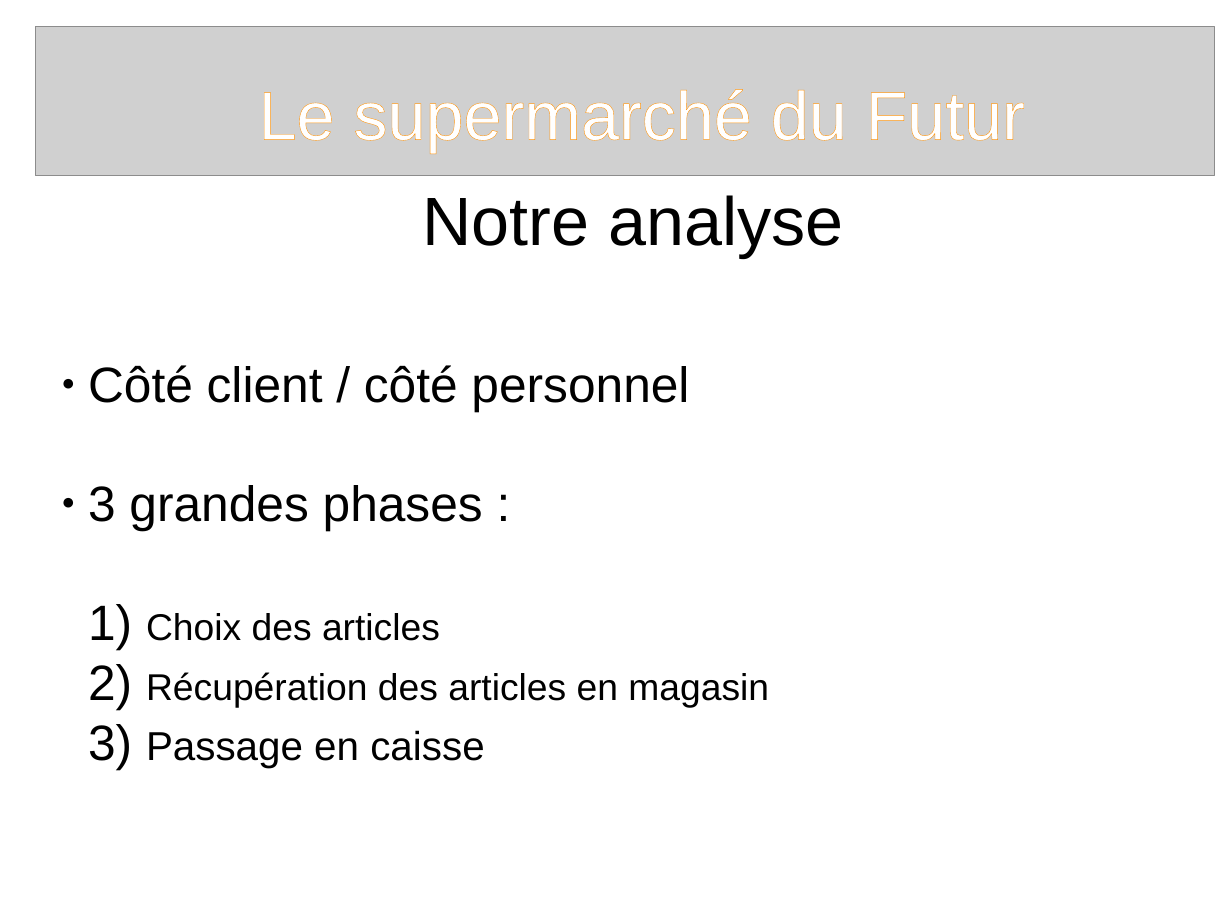
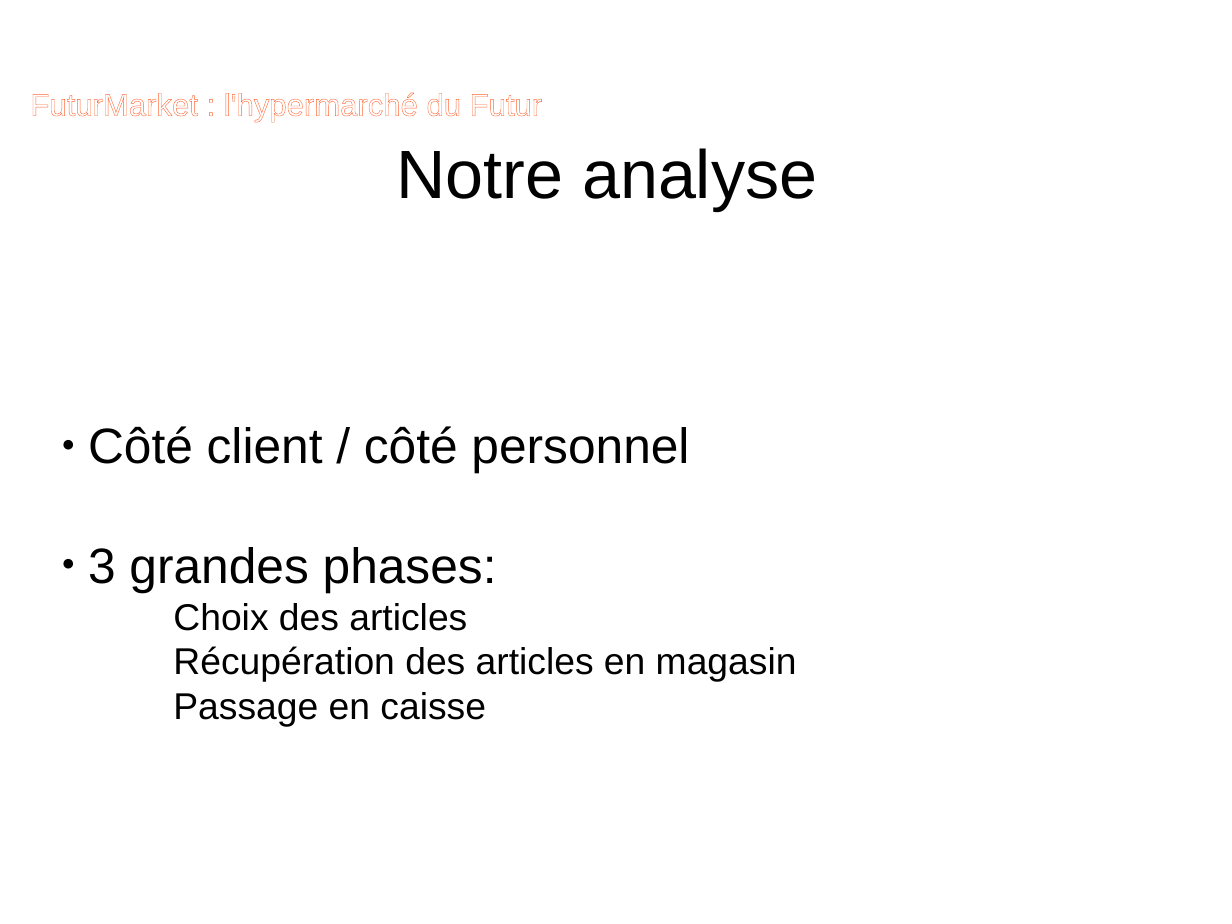
Before and after one commit to agerussi/supermarche, a slide deck: slide 3 of impress_FD.odp. Drawn at 1232x924 pixels with LibreOffice and Linux fonts; fonts in the diff are those of the drawing; grey boxes stand for pictures; background and template pictures are left out. Boxes give left, top, right and bottom in pixels: in the first picture for what was removed or moved away, otherwise in the second. Text is boxed around its words. In the diff, an @@ line names an element or a change of style, - is before the commit and + after.

```diff
--- a/impress_FD.odp
+++ b/impress_FD.odp
@@ picture removed at [35,27,1214,177] @@
@@ title removed at [259,89,1025,152] @@
-Le supermarché du Futur
@@ text added at [30,92,542,122], 20 pt, text #FFFFFF @@
+FuturMarket : l'hypermarché du Futur
@@ title "Notre analyse": place and size @@
-title "Notre analyse" at [423,195,843,257]
+title "Notre analyse" at [396,148,817,211]
@@ subtitle at [88,547,497,592]: spaces changed @@
-● 3 grandes phases :
+● 3 grandes phases:
@@ subtitle at [173,603,797,727]: size 26 to 24 pt in "Passage en caisse"; bullet 1) to none; list level 2 to 1 in "Choix des articles"; list level 2 to 1 in "Récupération des articles en magasin"; list level 2 to 1 in "Passage en caisse" @@
```
Also in this commit, not shown: 18 other slides changed, 2 slides added, 2 slides removed.
